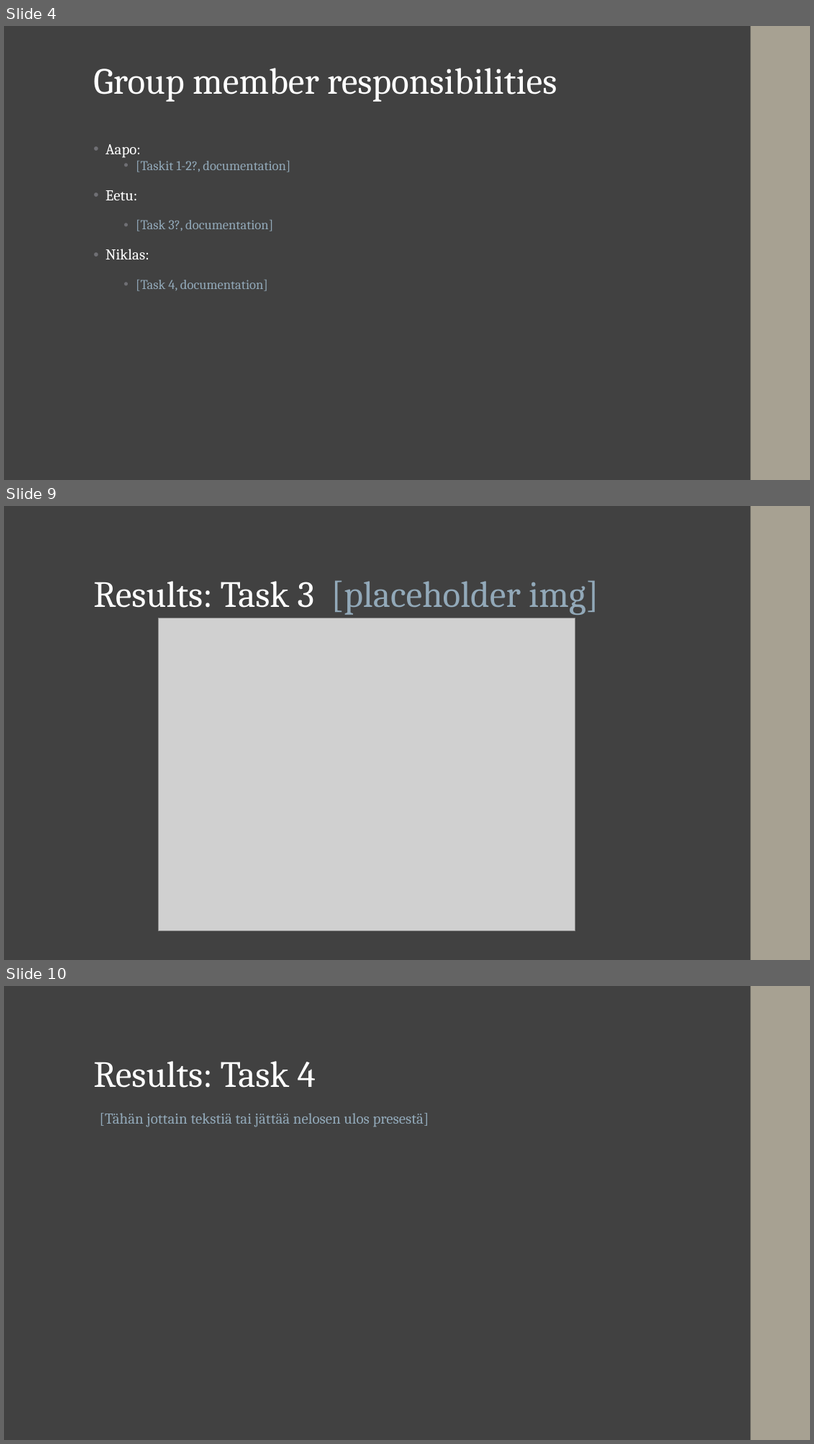
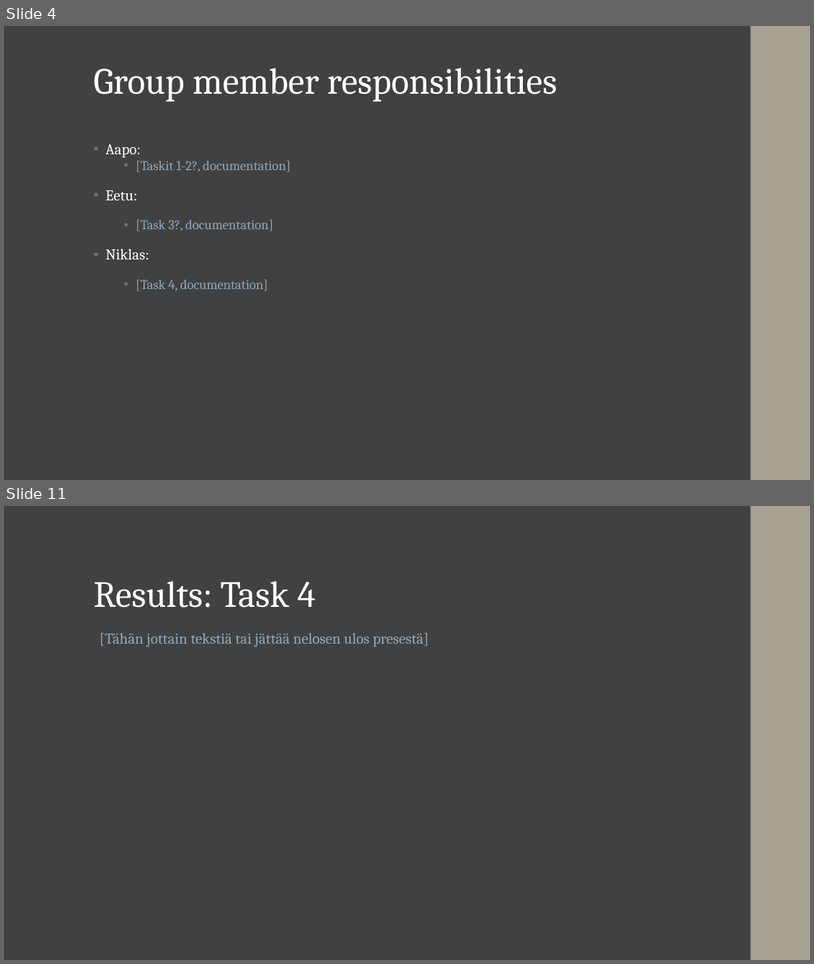
Before and after one commit to niriikon/NLTP_ProjectNo2, a slide deck: docs/Project_Presentation.pptx. Shown one above the other, each under a label of ours: slides 4, 9 and 10 before the commit, slides 4 and 11 after it; the slides between them are not shown. The pictures are 814x1444 and 814x964 pixels, drawn with LibreOffice and Linux fonts; fonts in the diff are those of the drawing; grey boxes stand for pictures. Boxes give left, top, right and bottom in pixels: in the first picture for what was removed or moved away, otherwise in the second. Text is boxed around its words. In the diff, an @@ line names an element or a change of style, - is before the commit and + after.

```diff
--- a/docs/Project_Presentation.pptx
+++ b/docs/Project_Presentation.pptx
@@ slide 9 removed at (4, 506, 810, 960), background #414141; not listed: 1 template element that a slide beside it also shows @@
@@ title removed at (93, 580, 599, 615) @@
-Results: Task 3 [placeholder img]
@@ picture removed at (158, 618, 575, 931) @@
@@ what was slide 10 is now slide 11 @@
```
Also in this commit, not shown: 3 slides changed, 3 slides added, 1 other slide removed, 25 other files.
